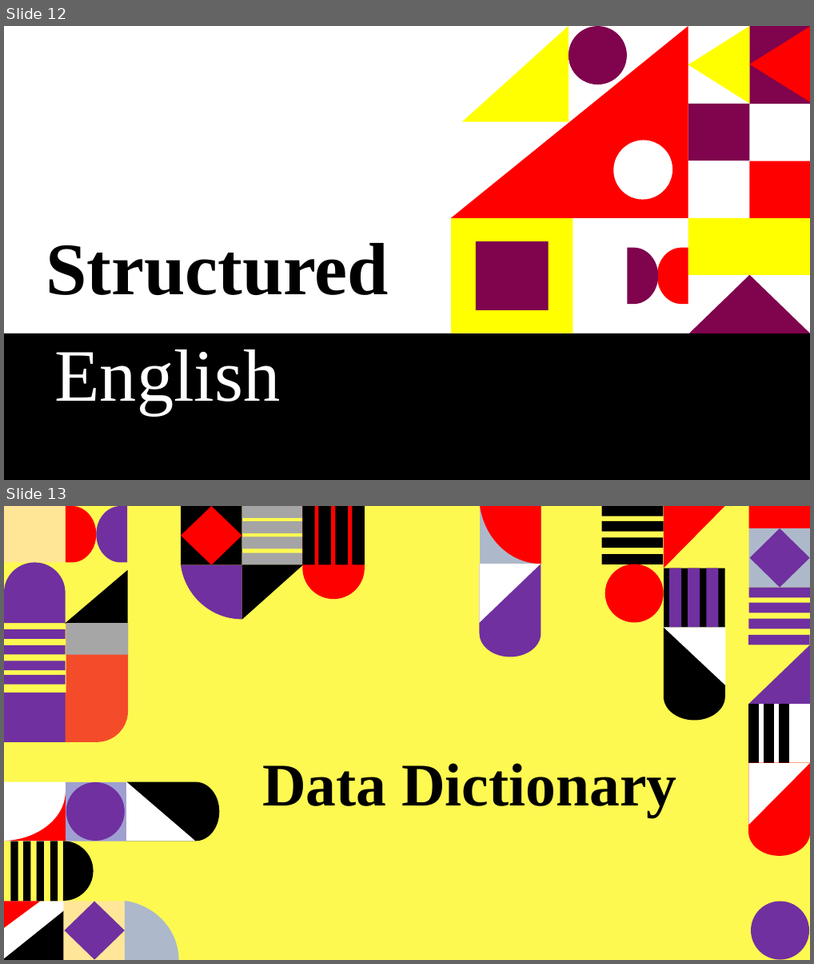
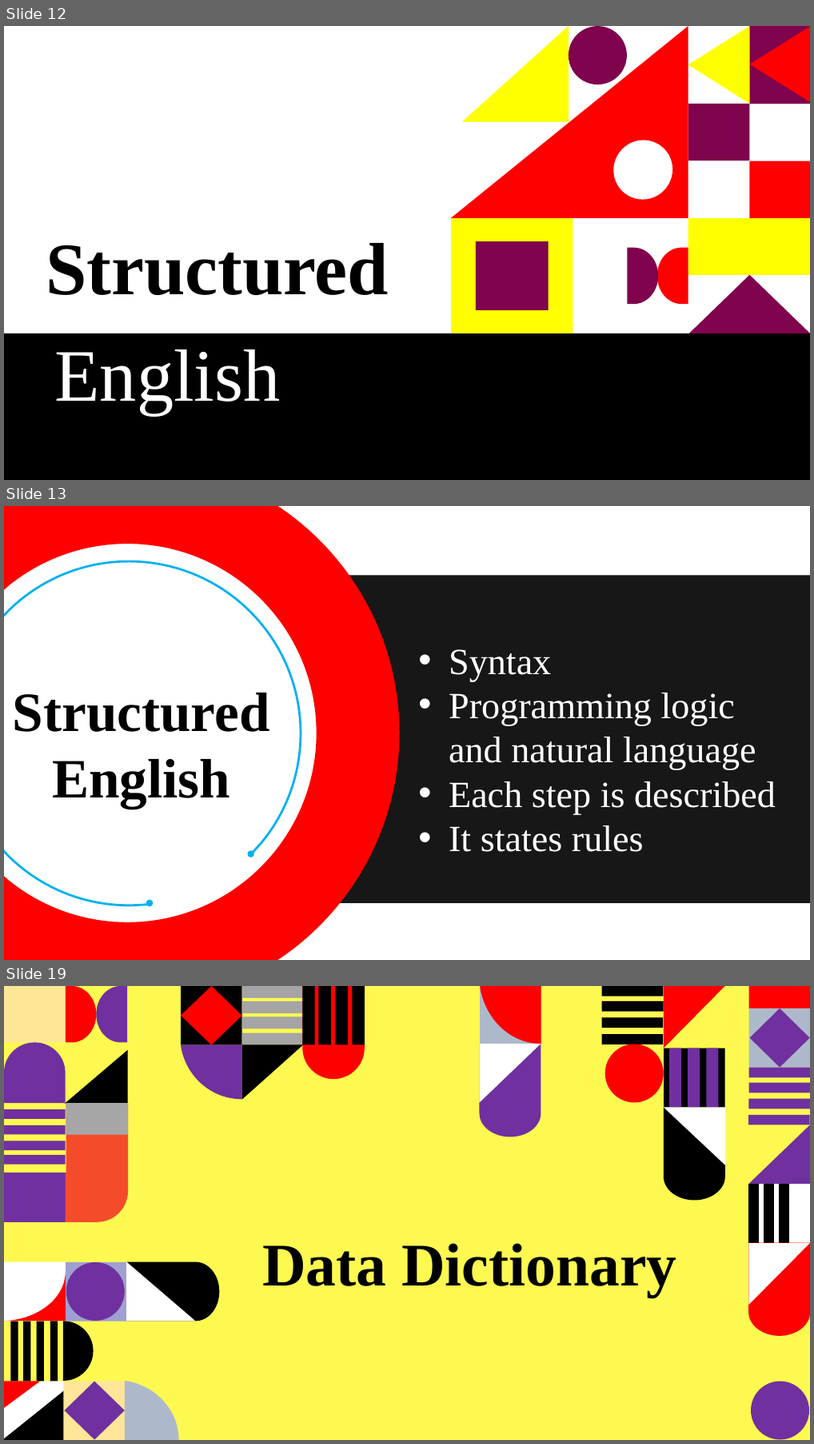
Before and after one commit to tamanghawana0815/SAD-ppt, a slide deck: Presentation.pptx. Shown one above the other, each under a label of ours: slides 12 and 13 before the commit, slides 12, 13 and 19 after it; the slides between them are not shown. The pictures are 814x964 and 814x1444 pixels, drawn with LibreOffice and Linux fonts; fonts in the diff are those of the drawing. Boxes give left, top, right and bottom in pixels: in the first picture for what was removed or moved away, otherwise in the second. Text is boxed around its words. In the diff, an @@ line names an element or a change of style, - is before the commit and + after.

```diff
--- a/Presentation.pptx
+++ b/Presentation.pptx
@@ slide 13 added at (x1=4, y1=506, x2=810, y2=960), background #FFFFFF @@
@@ rectangle added at (x1=339, y1=575, x2=810, y2=903), fill #181717 @@
@@ text added at (x1=449, y1=649, x2=776, y2=852), 44 pt, text #FFFFFF @@
+• Syntax
+• Programming logic and natural language
+• Each step is described
+• It states rules
@@ text added at (x1=13, y1=692, x2=270, y2=808), 66 pt, text #000000, bold @@
+Structured English
@@ group added at (x1=4, y1=506, x2=400, y2=960): 3 freeform shapes, 2 ellipses @@
@@ what was slide 13 is now slide 19 @@
```
Also in this commit, not shown: 1 slide changed, 6 other slides added.
